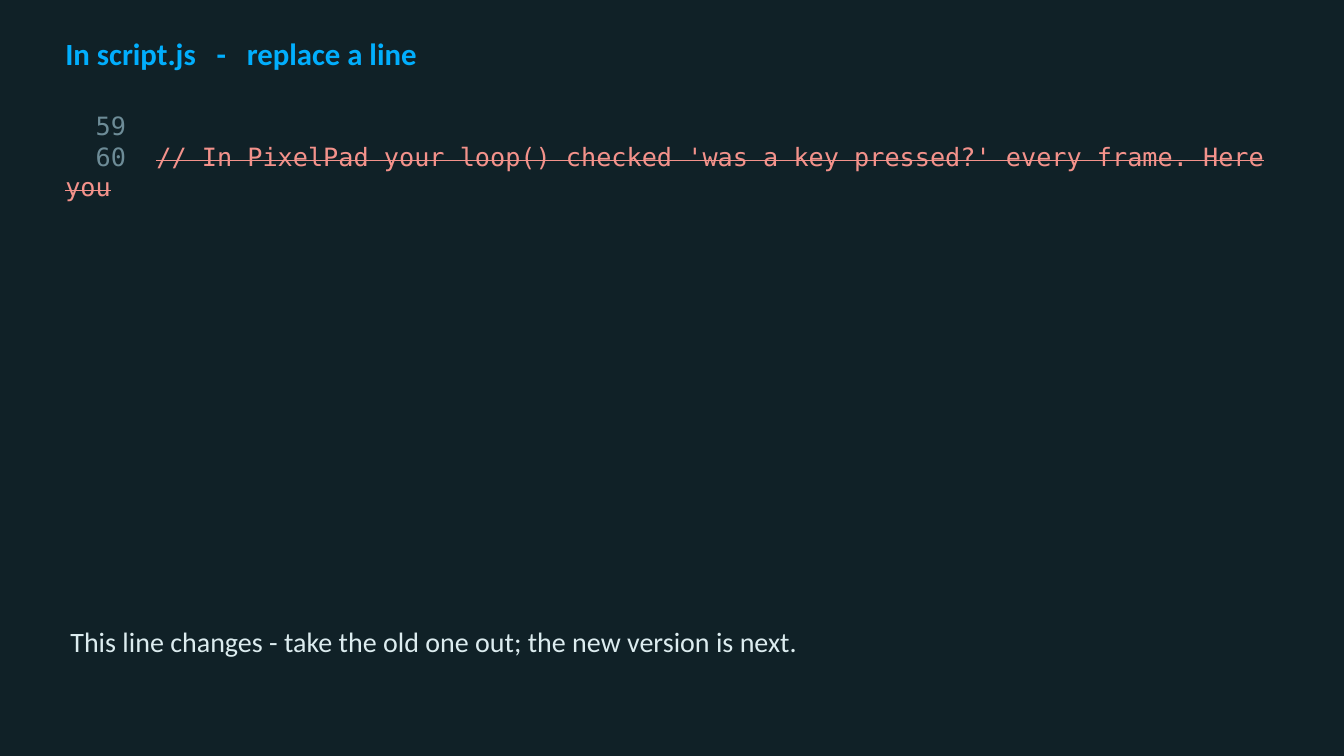
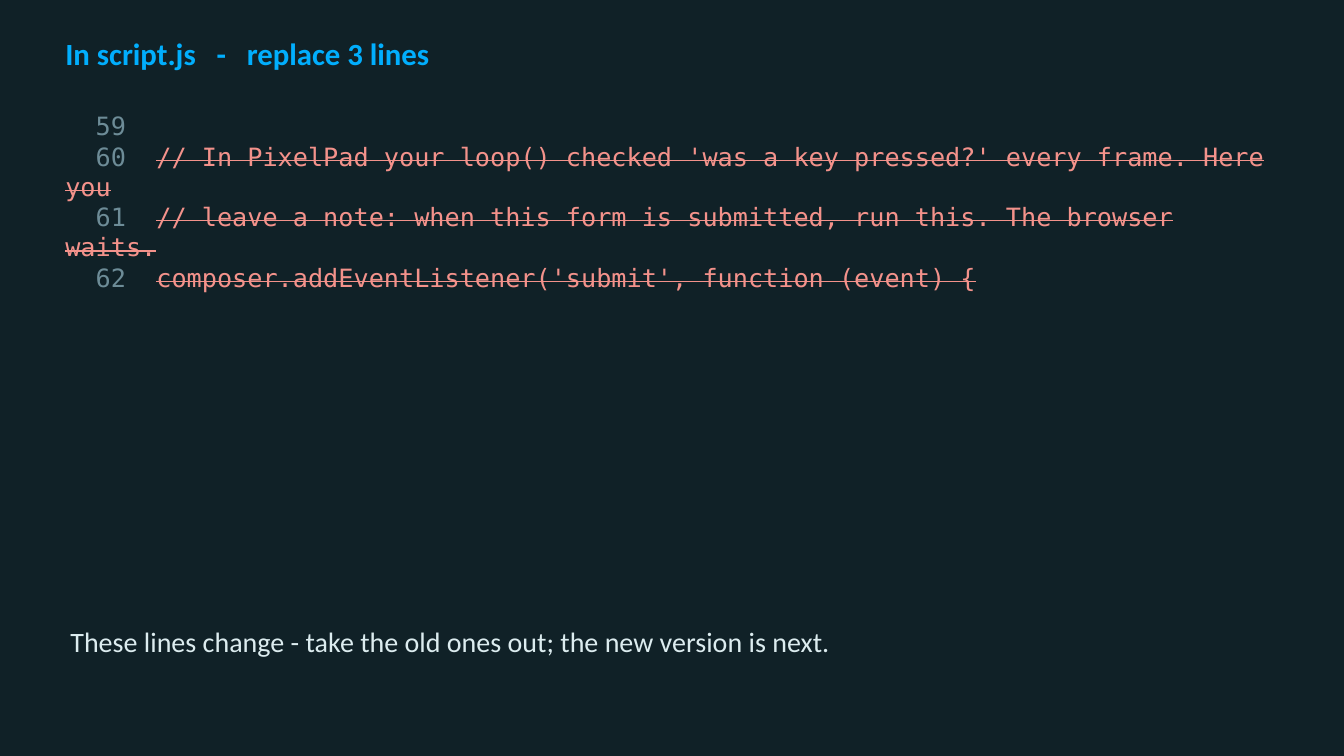
Before and after one commit to utgapps/utgapps.github.io, a slide deck: slide 38 of ai101/slides/week-04.pptx. Drawn at 1344x756 pixels with LibreOffice and Linux fonts; fonts in the diff are those of the drawing. Boxes give left, top, right and bottom in pixels: in the first picture for what was removed or moved away, otherwise in the second. Text is boxed around its words. In the diff, an @@ line names an element or a change of style, - is before the commit and + after.

```diff
--- a/ai101/slides/week-04.pptx
+++ b/ai101/slides/week-04.pptx
@@ text at <box>65,43,429,70</box>: text changed @@
-In script.js - replace a line
+In script.js - replace 3 lines
@@ text at <box>65,206,1173,293</box>: paragraphs added @@
+61 // leave a note: when this form is submitted, run this. The browser waits.
+62 composer.addEventListener('submit', function (event) {
@@ text at <box>70,632,829,657</box>: text changed @@
-This line changes - take the old one out; the new version is next.
+These lines change - take the old ones out; the new version is next.
```
Also in this commit, not shown: 2 slides removed, 21 other files.
